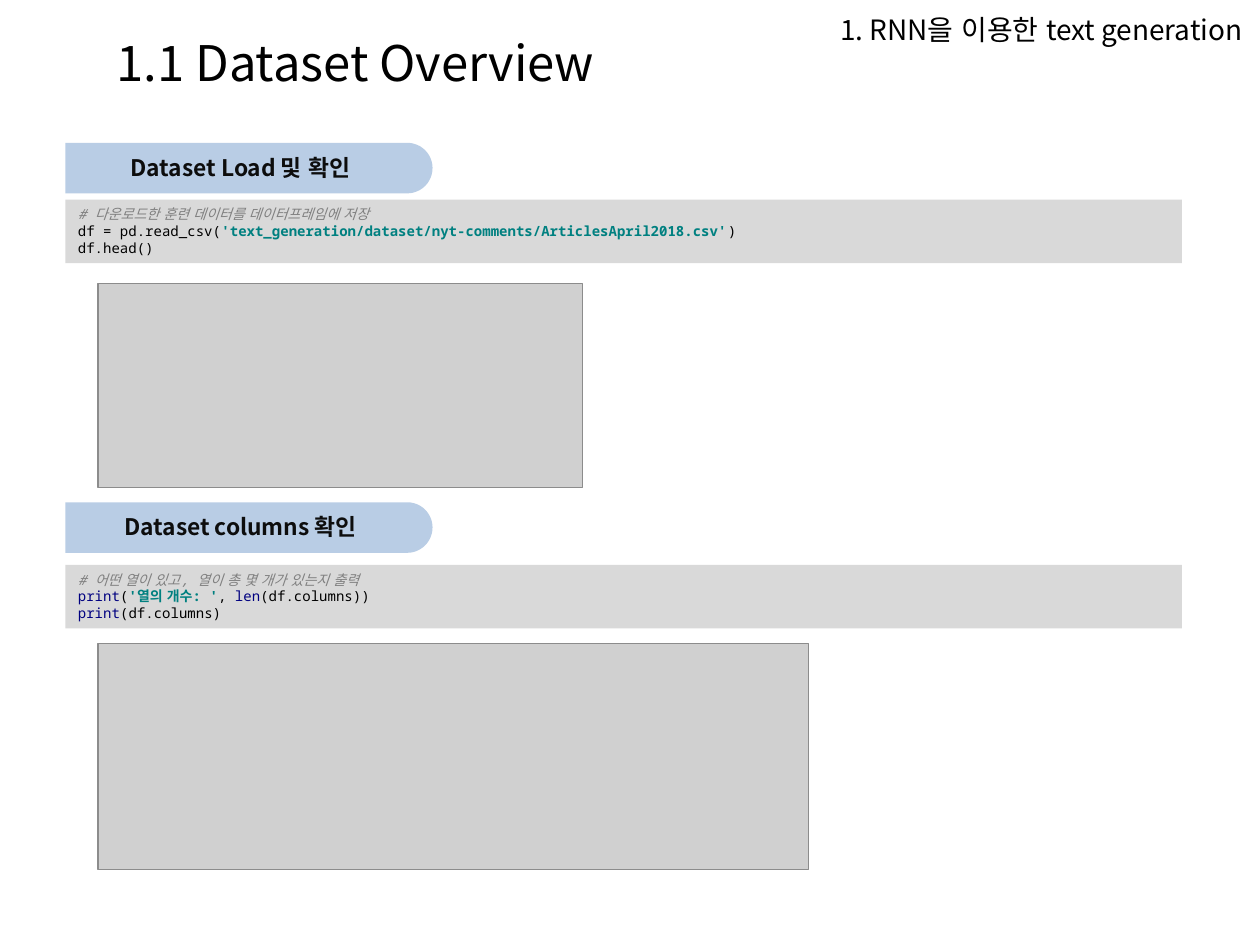
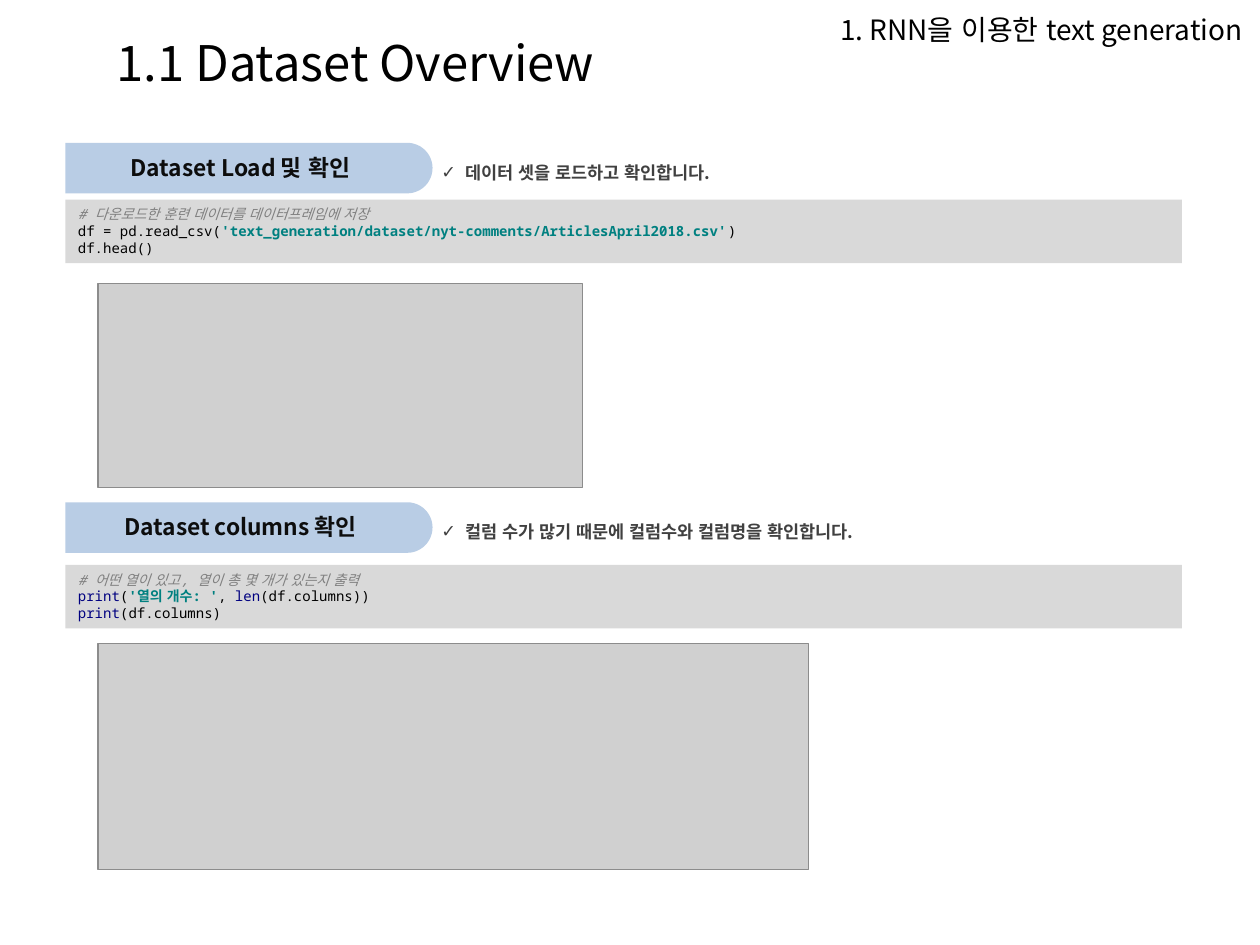
Before and after one commit to Heechul90/Tensorflow_RNN, a slide deck: slide 4 of text_generation/text_generation.pptx. Drawn at 1260x945 pixels with LibreOffice and Linux fonts; fonts in the diff are those of the drawing; grey boxes stand for pictures; background and template pictures are left out. Boxes give left, top, right and bottom in pixels: in the first picture for what was removed or moved away, otherwise in the second. Text is boxed around its words. In the diff, an @@ line names an element or a change of style, - is before the commit and + after.

```diff
--- a/text_generation/text_generation.pptx
+++ b/text_generation/text_generation.pptx
@@ text added at <box>465,164,710,181</box>, 10 pt, text #404040, bold @@
+✓ 데이터 셋을 로드하고 확인합니다.
@@ text added at <box>465,523,853,540</box>, 10 pt, text #404040, bold @@
+✓ 컬럼 수가 많기 때문에 컬럼수와 컬럼명을 확인합니다.
```
Also in this commit, not shown: 1 other slide changed, 13 other files.
